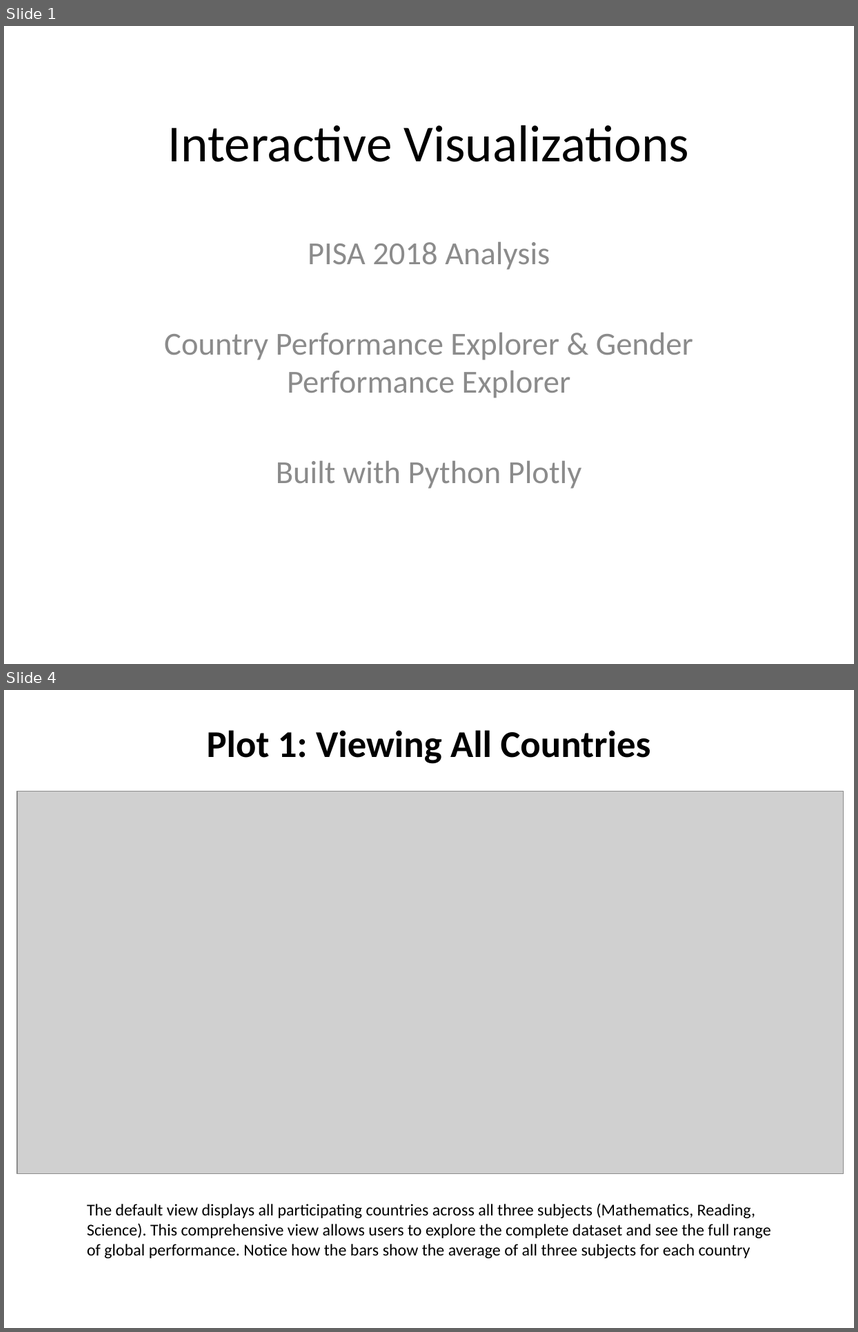
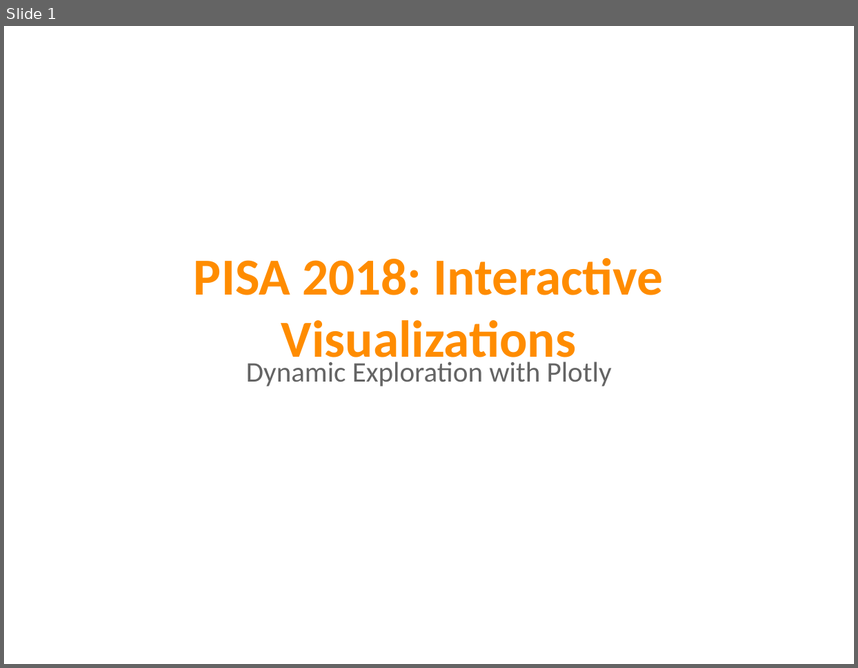
Before and after one commit to kitsakisGk/Masters_AUEB, a slide deck: Data_visualization/Assignment_1/PISA_2018_Interactive_Plots.pptx. Shown one above the other, each under a label of ours: slides 1 and 4 before the commit, slide 1 after it; the slides between them are not shown. The pictures are 858x1332 and 858x668 pixels, drawn with LibreOffice and Linux fonts; fonts in the diff are those of the drawing; grey boxes stand for pictures. Boxes give left, top, right and bottom in pixels: in the first picture for what was removed or moved away, otherwise in the second. Text is boxed around its words. In the diff, an @@ line names an element or a change of style, - is before the commit and + after.

Commit message:
Update Data Visualization Assignment 1: Replace with EDA notebook and reorganize plots

```diff
--- a/Data_visualization/Assignment_1/PISA_2018_Interactive_Plots.pptx
+++ b/Data_visualization/Assignment_1/PISA_2018_Interactive_Plots.pptx
@@ slide 4 removed at box(4, 690, 854, 1328), background #FFFFFF @@
@@ text removed at box(207, 730, 651, 764) @@
-Plot 1: Viewing All Countries
@@ picture removed at box(16, 791, 843, 1174) @@
@@ text removed at box(87, 1203, 771, 1258) @@
-The default view displays all participating countries across all three subjects (Mathematics, Reading, Science). This comprehensive view allows users to explore the complete dataset and see the full range of global performance. Notice how the bars show the average of all three subjects for each country
@@ slide 1 changed as well @@
@@ text "PISA 2018: Interactive Visualizations" at box(194, 258, 663, 369): vertical alignment middle to top @@
@@ text at box(194, 258, 663, 369): text changed; text colour #000000 to #FF8C00; bold on @@
-Interactive Visualizations
+PISA 2018: Interactive Visualizations
@@ text at box(246, 361, 612, 386): text changed; size 27.2 to 24 pt; text colour #8C8C8C to #646464 @@
-PISA 2018 Analysis
-Country Performance Explorer & Gender Performance Explorer
-Built with Python Plotly
+Dynamic Exploration with Plotly
```
Also in this commit, not shown: 2 other slides changed, 4 slides added, 8 other slides removed, 37 other files.
